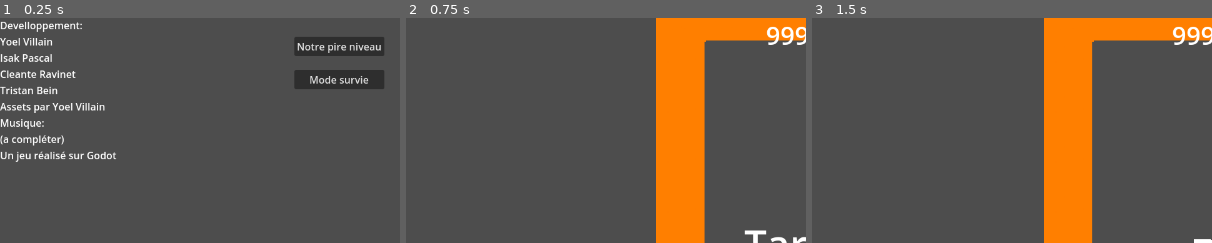
Above: before the commit, frames 1-3 (left to right).
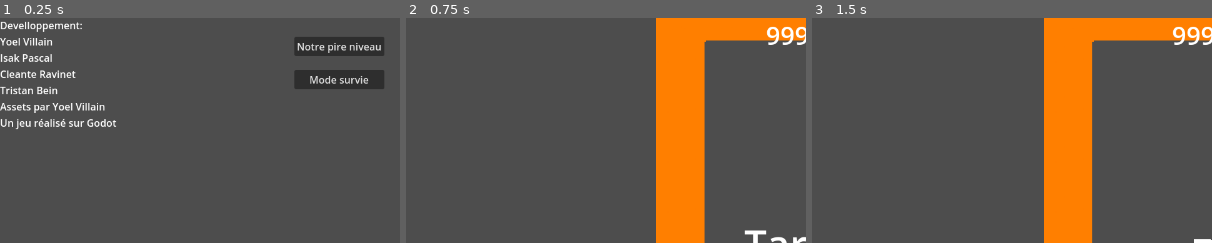
Above: after the commit, the same moments.

Repository: zazak03/jamimag
Game: Godot game, scene res://levels/credits.tscn
The game is run twice, just before and just after one commit, with the same random seed, the same clock (stepped at 60 frames per second) and the same inputs. This scene is started directly instead of the project's main scene. The engine's default icon, where the game draws it, is replaced by a stand-in: a white triangle on a blue panel in a dark square.
Inputs:
- Up to frame 1 (0.25 s): no input
- Up to frame 2 (0.75 s): click "Notre pire niveau" at 0.5 s
- Up to frame 3 (1.5 s): click "Start" at 1.25 s
The pictures show only the part of the screen within x 0-50%, y 0-50%; the shares and areas given below are measured in that part.

The runs differ from the first frame. In frame 1, 1.4% of the frame differs, in the area x 0-29%, y 44-64%; in frame 2, nothing differs; in frame 3, nothing differs.

Commit message:
manque juste hint

Diff:
--- a/levels/credits.tscn
+++ b/levels/credits.tscn
@@ -18,8 +18,6 @@
 Cleante Ravinet
 Tristan Bein
 Assets par Yoel Villain
-Musique:
-(a compléter)
 Un jeu réalisé sur Godot"
 
 [node name="WorstButton" type="Button" parent="."]
--- a/levels/level_six.tscn
+++ b/levels/level_six.tscn
@@ -5,7 +5,7 @@
 [ext_resource type="PackedScene" uid="uid://dtijo7v6bahj7" path="res://scenes/fleche_complet.tscn" id="2_nl8dk"]
 [ext_resource type="PackedScene" uid="uid://tpcpgbmcxab" path="res://scenes/cible.tscn" id="3_qunlj"]
 [ext_resource type="PackedScene" uid="uid://brrdayx4y2d5" path="res://scenes/hud.tscn" id="4_e8j7w"]
-[ext_resource type="PackedScene" uid="uid://ghn66e5oxxao" path="res://levels/credits.tscn" id="6_3ek76"]
+[ext_resource type="PackedScene" uid="uid://b78ua05ejhp0f" path="res://levels/level_seven.tscn" id="6_583y5"]
 [ext_resource type="PackedScene" uid="uid://0esgngfl4gg0" path="res://scenes/ennemy.tscn" id="7_5v1vv"]
 
 [sub_resource type="Curve2D" id="Curve2D_1kyn5"]
@@ -88,7 +88,7 @@
 [node name="DeincrementTimer" type="Timer" parent="."]
 
 [node name="CanvasLayer" parent="." instance=ExtResource("4_e8j7w")]
-next = ExtResource("6_3ek76")
+next = ExtResource("6_583y5")
 level = 1
 
 [node name="easy" type="Label" parent="."]
